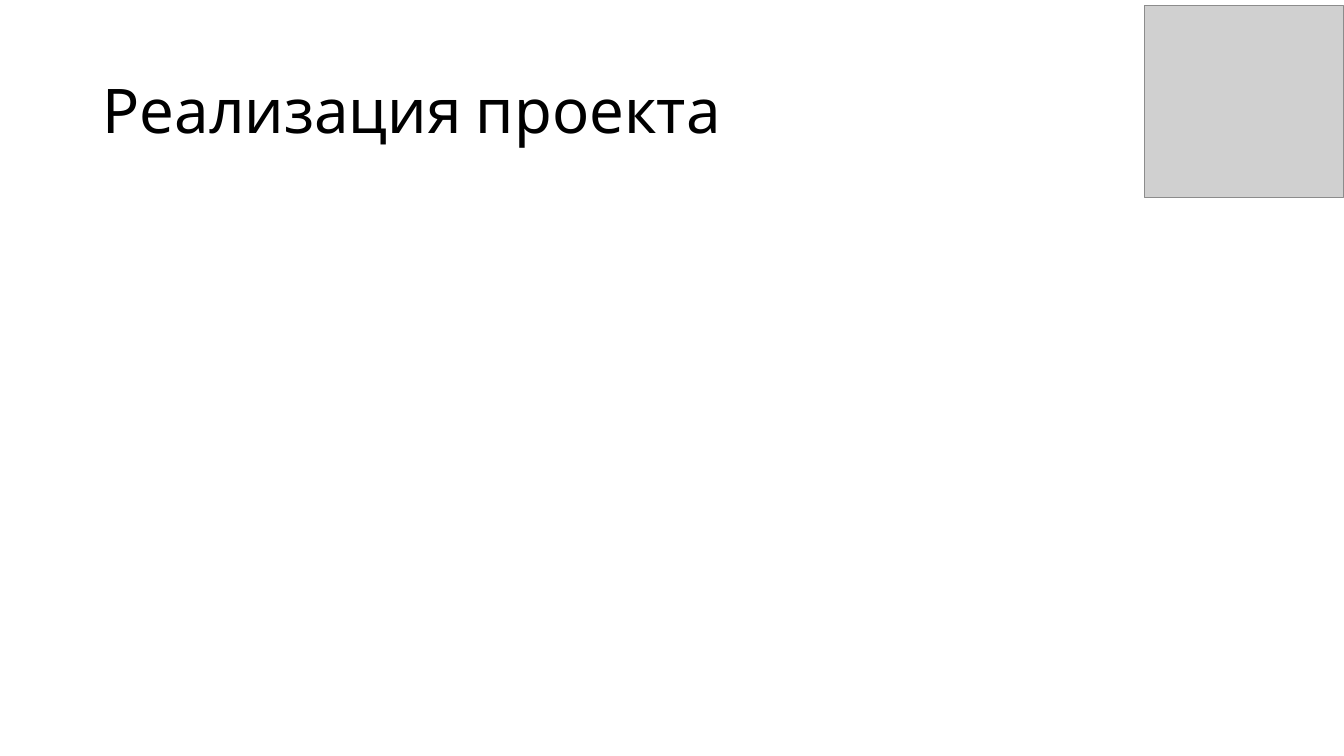
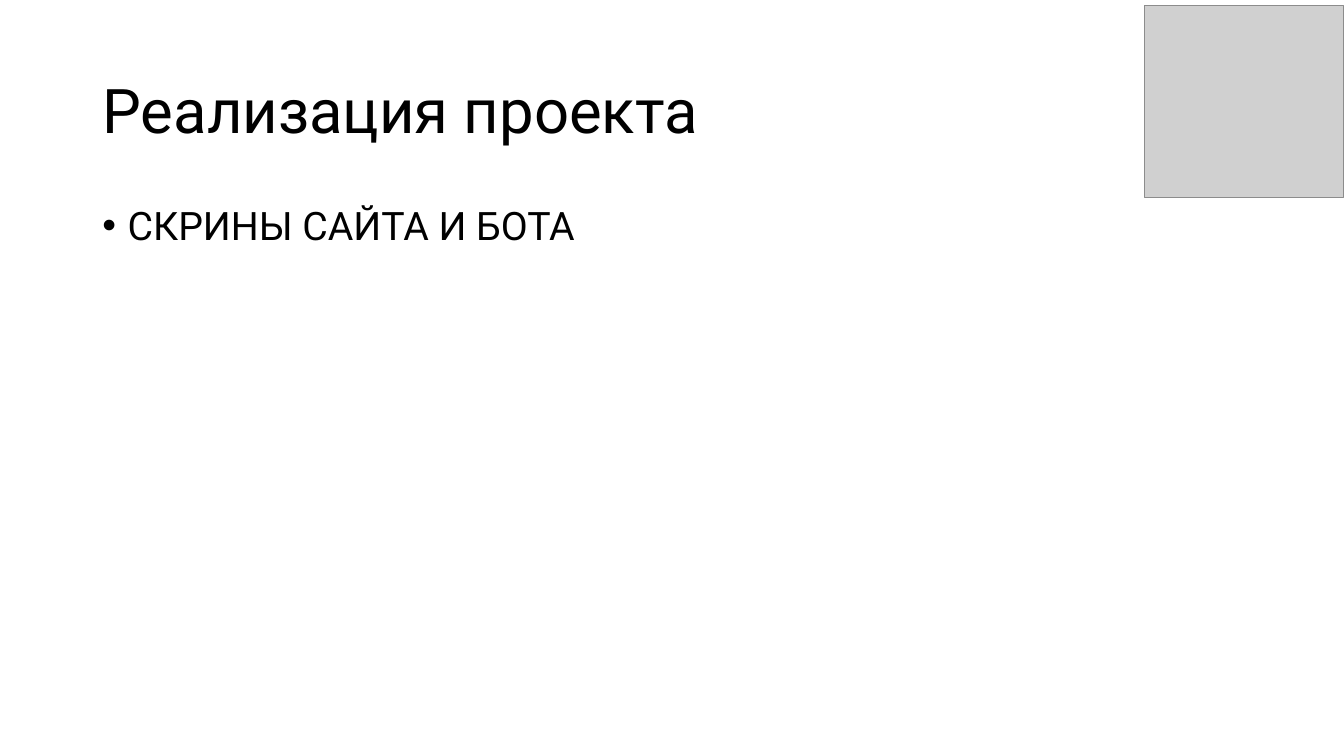
Before and after one commit to zibestr/Feedback-Analytics, a slide deck: slide 5 of presentation/protection.pptx. Drawn at 1344x756 pixels with LibreOffice and Linux fonts; fonts in the diff are those of the drawing; grey boxes stand for pictures. Boxes give left, top, right and bottom in pixels: in the first picture for what was removed or moved away, otherwise in the second. Text is boxed around its words. In the diff, an @@ line names an element or a change of style, - is before the commit and + after.

```diff
--- a/presentation/protection.pptx
+++ b/presentation/protection.pptx
@@ title "Реализация проекта" at (102, 89, 698, 146): font Cabin to Roboto @@
@@ text added at (128, 205, 574, 241), 28 pt, text #000000 @@
+• СКРИНЫ САЙТА И БОТА
```
Also in this commit, not shown: 7 other slides changed, 1 slide added, 2 slides removed, 4 other files.
